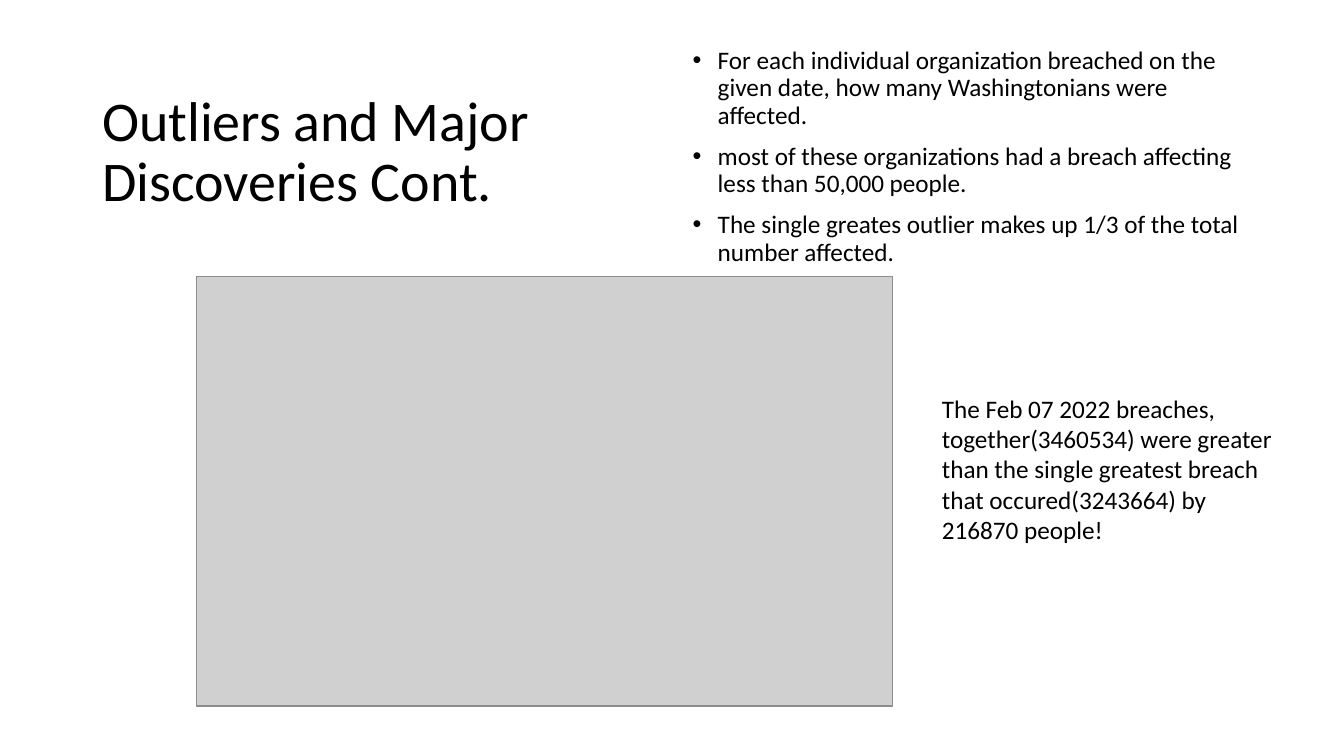
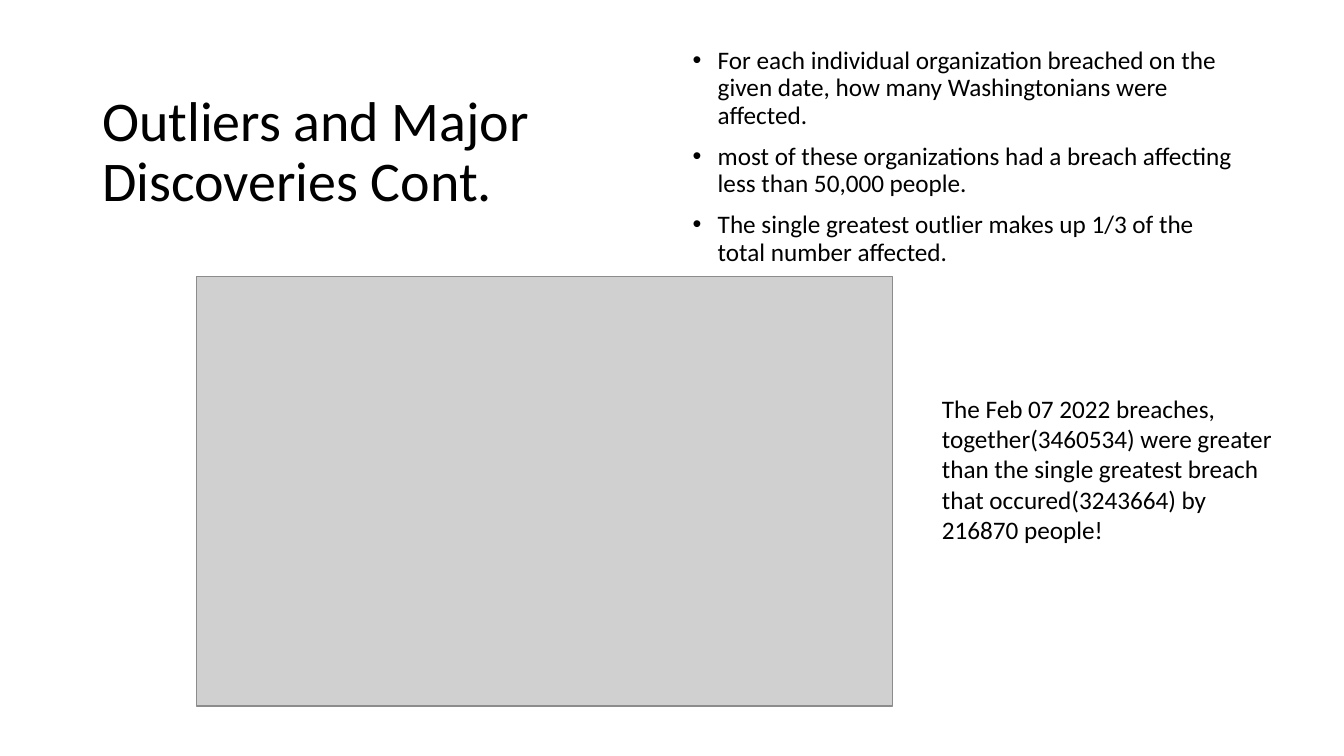
Before and after one commit to IsaacDaHanes/Washington_State_Databreach_Assessment, a slide deck: slide 16 of Presentation Slides/Washington State Data Breach Assessment.pptx. Drawn at 1344x756 pixels with LibreOffice and Linux fonts; fonts in the diff are those of the drawing; grey boxes stand for pictures. Boxes give left, top, right and bottom in pixels: in the first picture for what was removed or moved away, otherwise in the second. Text is boxed around its words. In the diff, an @@ line names an element or a change of style, - is before the commit and + after.

Commit message:
updated presentation slides

```diff
--- a/Presentation Slides/Washington State Data Breach Assessment.pptx
+++ b/Presentation Slides/Washington State Data Breach Assessment.pptx
@@ text at (718, 215, 1193, 262): text changed @@
-• The single greates outlier makes up 1/3 of the total number affected.
+• The single greatest outlier makes up 1/3 of the total number affected.
```
